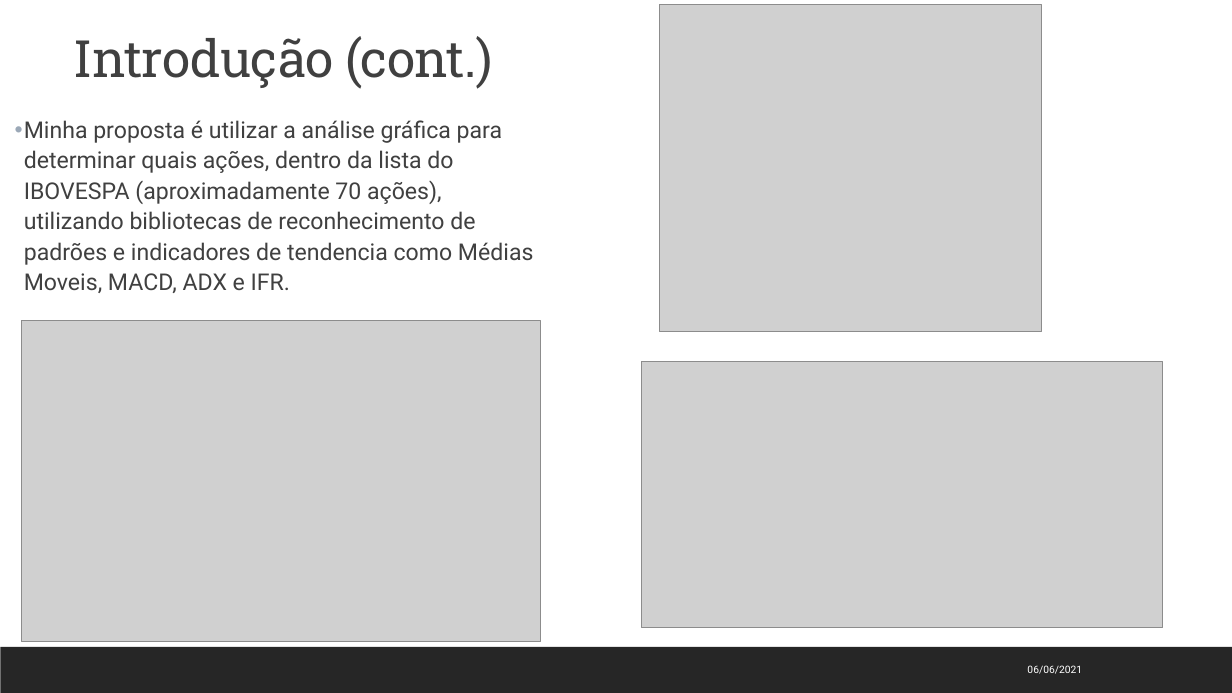
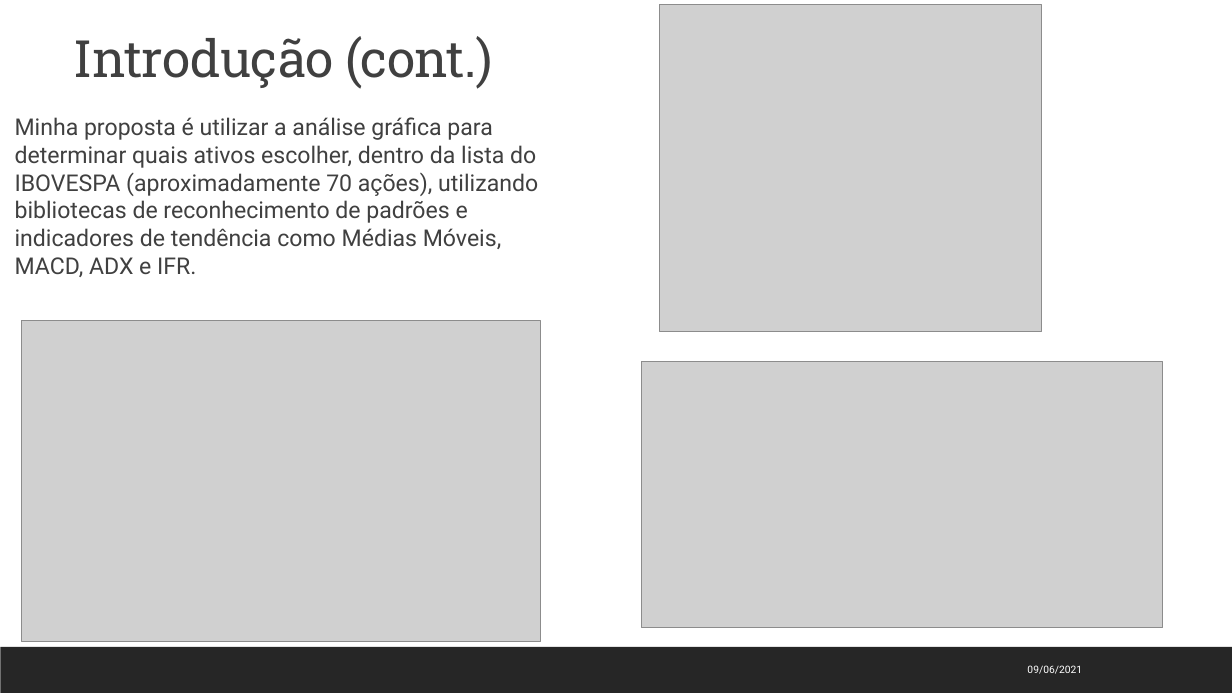
Before and after one commit to jmppsalles/Projeto_Final_AWARI, a slide deck: slide 3 of Trabalho final AWARI - João Marcos Salles - 20210610.pptx. Drawn at 1232x693 pixels with LibreOffice and Linux fonts; fonts in the diff are those of the drawing; grey boxes stand for pictures. Boxes give left, top, right and bottom in pixels: in the first picture for what was removed or moved away, otherwise in the second. Text is boxed around its words. In the diff, an @@ line names an element or a change of style, - is before the commit and + after.

```diff
--- a/Trabalho final AWARI - João Marcos Salles - 20210610.pptx
+++ b/Trabalho final AWARI - João Marcos Salles - 20210610.pptx
@@ text at (x1=15, y1=117, x2=538, y2=277): text changed @@
-• Minha proposta é utilizar a análise gráfica para determinar quais ações, dentro da lista do IBOVESPA (aproximadamente 70 ações), utilizando bibliotecas de reconhecimento de padrões e indicadores de tendencia como Médias Moveis, MACD, ADX e IFR.
+Minha proposta é utilizar a análise gráfica para determinar quais ativos escolher, dentro da lista do IBOVESPA (aproximadamente 70 ações), utilizando bibliotecas de reconhecimento de padrões e indicadores de tendência como Médias Móveis, MACD, ADX e IFR.
@@ text at (x1=1027, y1=665, x2=1082, y2=674): text changed @@
-06/06/2021
+09/06/2021
```
Also in this commit, not shown: 11 other slides changed, 1 slide added.
